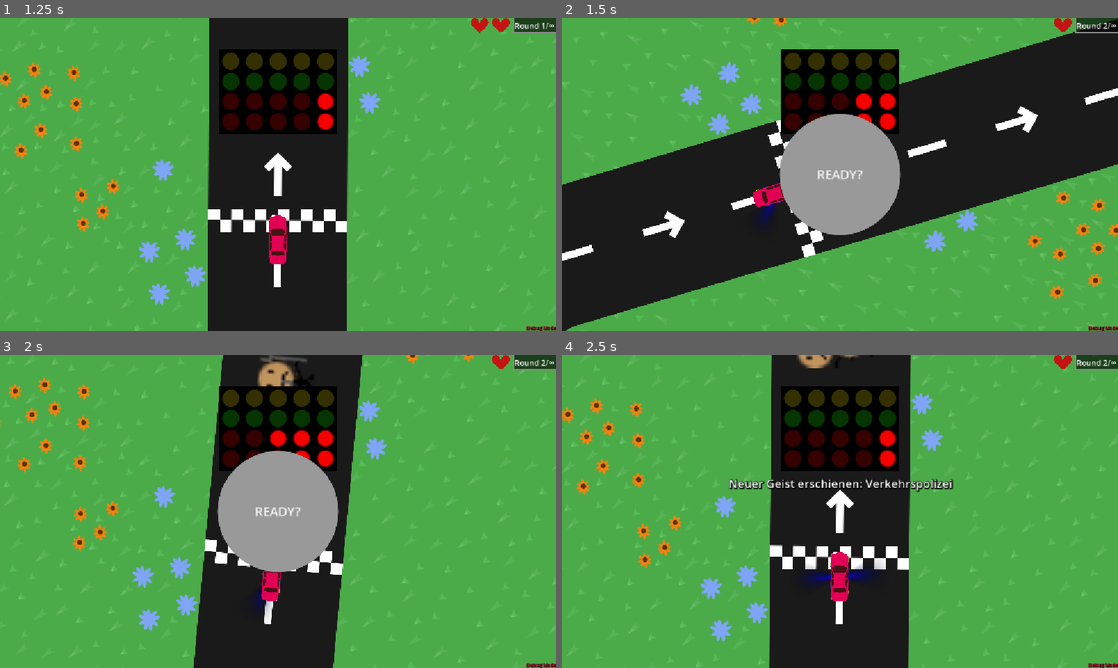
Above: before the commit, frames 1-4 (two rows, left to right).
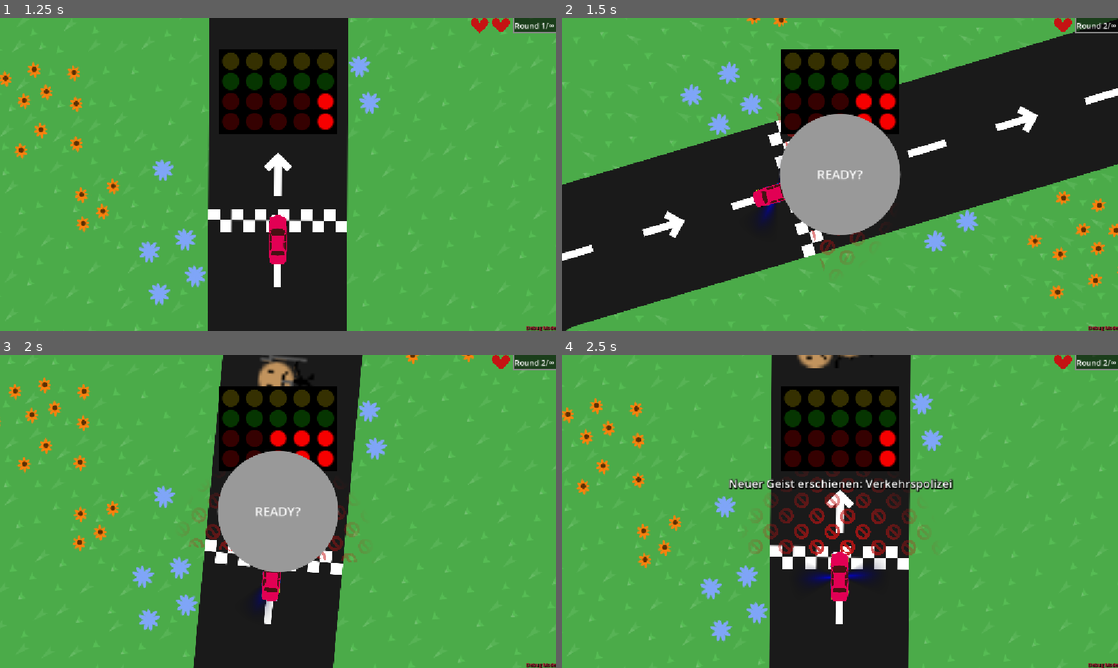
Above: after the commit, the same moments.

Repository: KIT-GameJam/dattel-jam
Game: Godot game, scene res://core/game_manager.tscn
The game is run twice, just before and just after one commit, with the same random seed, the same clock (stepped at 60 frames per second) and the same inputs. Sound files missing from this copy of the repository are replaced by a short silence.
Inputs (mouse positions are in pixels of both pictures, inside the frame that each line leads up to):
- Up to frame 1 (1.25 s): click "READY?" at 0.5 s
- Up to frame 2 (1.5 s): move the mouse to (962, 158) at 1.27 s; hold D (right) from 1.28 s (still down); tap Space (temp_reach_goal) at 1.35 s
- Up to frame 3 (2 s): keep holding D (right)
- Up to frame 4 (2.5 s): release D (right) at 2 s; click "READY?" at 2 s

Frame 1 is identical in both runs. In frame 2, 0.3% of the frame differs, in the area x 38-55%, y 26-81%; in frame 3, 0.5%; in frame 4, 1.9%, in the area x 34-66%, y 37-64%.

Commit message:
Add police barrier

Diff:
--- /dev/null
+++ b/assets/stop.svg
@@ -0,0 +1,7 @@
+<?xml version="1.0" encoding="UTF-8"?>
+<!-- Created with Inkscape (http://www.inkscape.org/) -->
+<svg width="130.45mm" height="131.44mm" version="1.1" viewBox="0 0 130.45 131.44" xmlns="http://www.w3.org/2000/svg">
+ <g transform="translate(-50.243 -42.064)">
+  <path d="m78.253 70.029 78.691 78.691m11.386-41.128a52.726 53.218 0 0 1-52.726 53.218 52.726 53.218 0 0 1-52.726-53.218 52.726 53.218 0 0 1 52.726-53.218 52.726 53.218 0 0 1 52.726 53.218z" fill="none" stroke="#c51313" stroke-linejoin="round" stroke-miterlimit="1" stroke-width="24" style="paint-order:markers fill stroke"/>
+ </g>
+</svg>
--- /dev/null
+++ b/core/barrier.gdshader
@@ -0,0 +1,10 @@
+shader_type canvas_item;
+
+void fragment() {
+	vec2 uv = UV * 20. + TIME * .8;
+	ivec2 iuv = ivec2(uv);
+	if (((iuv.x ^ iuv.y) & 1) != 0)
+		COLOR = texture(TEXTURE, uv);
+	else COLOR = vec4(0.);
+	COLOR.a *= 1. - distance(UV, vec2(.5, 1.)) * 3.;
+}
--- a/core/police_car.tscn
+++ b/core/police_car.tscn
@@ -3,7 +3,9 @@
 [ext_resource type="PackedScene" uid="uid://b3ykhry6s6m7d" path="res://core/ghost_car.tscn" id="1_725iu"]
 [ext_resource type="Texture2D" uid="uid://bq8y0o0tddff6" path="res://assets/car_police.svg" id="2_7vr5m"]
 [ext_resource type="Shader" uid="uid://dcuqwfyualrwm" path="res://core/police_car_lights.gdshader" id="3_f3jys"]
+[ext_resource type="Shader" uid="uid://cpfro8f0qwvyw" path="res://core/barrier.gdshader" id="4_nwtmi"]
 [ext_resource type="AudioStream" uid="uid://bt350h41lakm1" path="res://assets/sfx/ALAAAAARRMM.ogg" id="4_rul1k"]
+[ext_resource type="Texture2D" uid="uid://d3p4mv6fnjd0" path="res://assets/stop.svg" id="5_qbkv6"]
 
 [sub_resource type="SegmentShape2D" id="SegmentShape2D_725iu"]
 a = Vector2(-64, 0)
@@ -19,6 +21,9 @@
 [sub_resource type="GradientTexture1D" id="GradientTexture1D_plrnn"]
 gradient = SubResource("Gradient_rul1k")
 width = 1
+
+[sub_resource type="ShaderMaterial" id="ShaderMaterial_plrnn"]
+shader = ExtResource("4_nwtmi")
 
 [node name="PoliceCar" unique_id=721211325 instance=ExtResource("1_725iu")]
 ghost_name = "Verkehrspolizei"
@@ -39,7 +44,15 @@
 scale = Vector2(77.833336, 77.833336)
 texture = SubResource("GradientTexture1D_plrnn")
 
-[node name="Wii U" type="AudioStreamPlayer2D" parent="." index="4" unique_id=208055845]
+[node name="BarrierVisual" type="Sprite2D" parent="." index="4" unique_id=1399896513]
+texture_filter = 2
+texture_repeat = 2
+material = SubResource("ShaderMaterial_plrnn")
+position = Vector2(0, -81.333336)
+scale = Vector2(0.286976, 0.286976)
+texture = ExtResource("5_qbkv6")
+
+[node name="Wii U" type="AudioStreamPlayer2D" parent="." index="5" unique_id=208055845]
 stream = ExtResource("4_rul1k")
 autoplay = true
 attenuation = 12.0
Not shown, added: assets/stop.svg.import
Not shown, added: core/barrier.gdshader.uid
